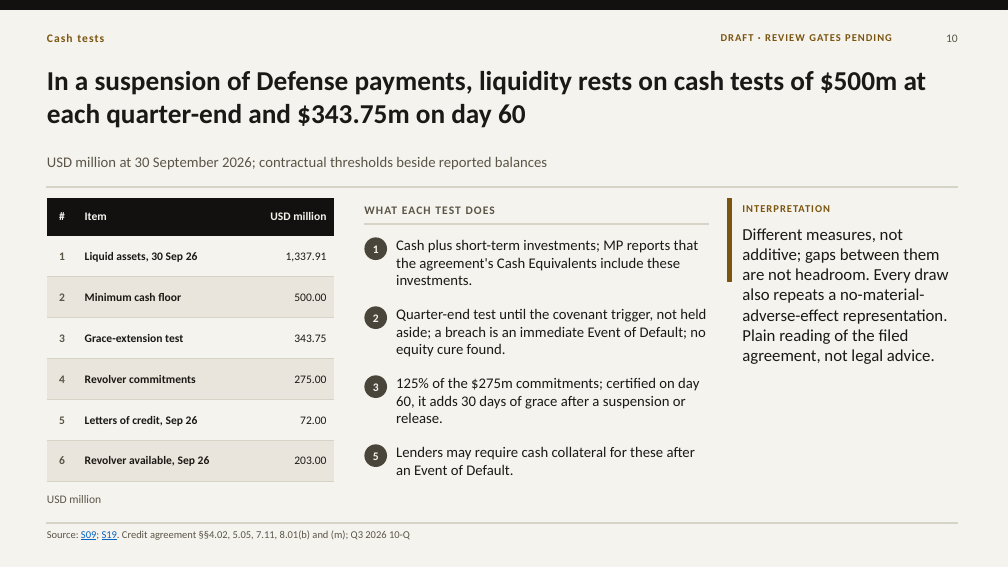
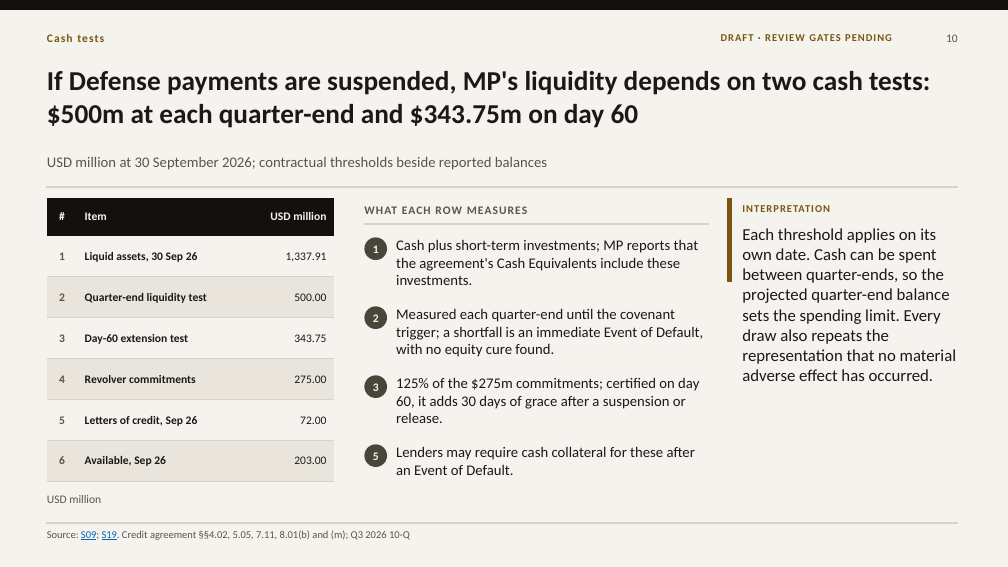
Before and after one commit to VSSpowerlifting/strategic-materials-policy-tracker, a slide deck: slide 10 of research/fi003/outputs/presentation-draft-v100/fi003-mp-materials-10x-financing-draft-1.0.pptx. Drawn at 1008x567 pixels with LibreOffice and Linux fonts; fonts in the diff are those of the drawing. Boxes give left, top, right and bottom in pixels: in the first picture for what was removed or moved away, otherwise in the second. Text is boxed around its words. In the diff, an @@ line names an element or a change of style, - is before the commit and + after.

```diff
--- a/research/fi003/outputs/presentation-draft-v100/fi003-mp-materials-10x-financing-draft-1.0.pptx
+++ b/research/fi003/outputs/presentation-draft-v100/fi003-mp-materials-10x-financing-draft-1.0.pptx
@@ text at (x1=47, y1=71, x2=930, y2=128): text changed @@
-In a suspension of Defense payments, liquidity rests on cash tests of $500m at each quarter-end and $343.75m on day 60
+If Defense payments are suspended, MP's liquidity depends on two cash tests: $500m at each quarter-end and $343.75m on day 60
@@ table at (x1=47, y1=198, x2=334, y2=470) @@
-row 3, column 2: Minimum cash floor
+row 3, column 2: Quarter-end liquidity test
-row 4, column 2: Grace-extension test
+row 4, column 2: Day-60 extension test
-row 7, column 2: Revolver available, Sep 26
+row 7, column 2: Available, Sep 26
@@ text at (x1=364, y1=206, x2=527, y2=214): text changed @@
-WHAT EACH TEST DOES
+WHAT EACH ROW MEASURES
@@ text at (x1=742, y1=228, x2=957, y2=381): text changed @@
-Different measures, not additive; gaps between them are not headroom. Every draw also repeats a no-material-adverse-effect representation. Plain reading of the filed agreement, not legal advice.
+Each threshold applies on its own date. Cash can be spent between quarter-ends, so the projected quarter-end balance sets the spending limit. Every draw also repeats the representation that no material adverse effect has occurred.
@@ text at (x1=396, y1=308, x2=703, y2=357): text changed @@
-Quarter-end test until the covenant trigger, not held aside; a breach is an immediate Event of Default; no equity cure found.
+Measured each quarter-end until the covenant trigger; a shortfall is an immediate Event of Default, with no equity cure found.
```
Also in this commit, not shown: 17 other slides changed, 16 other files.
